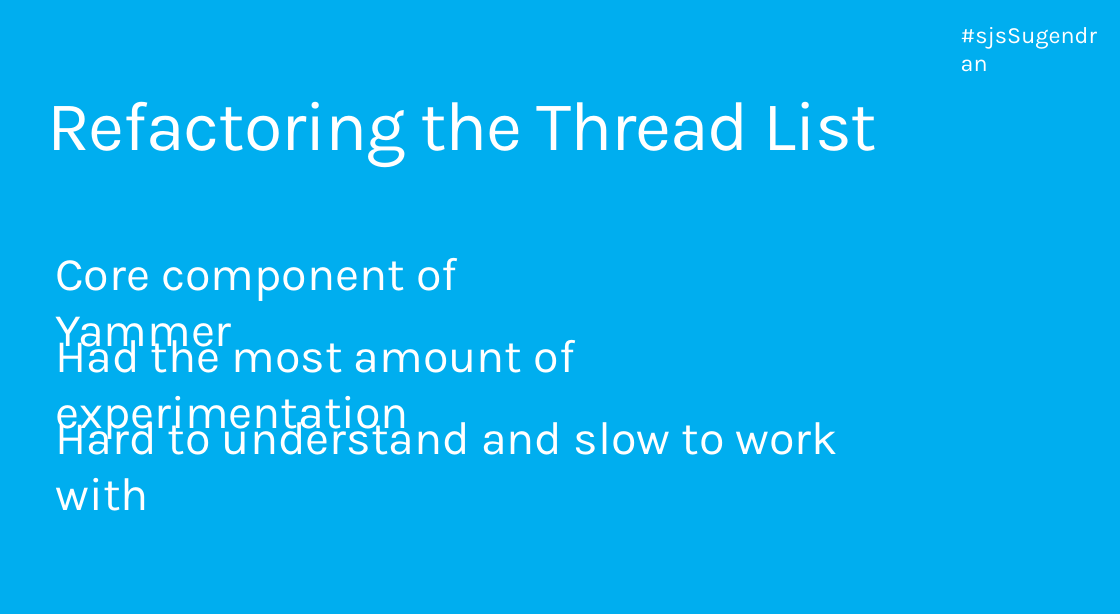
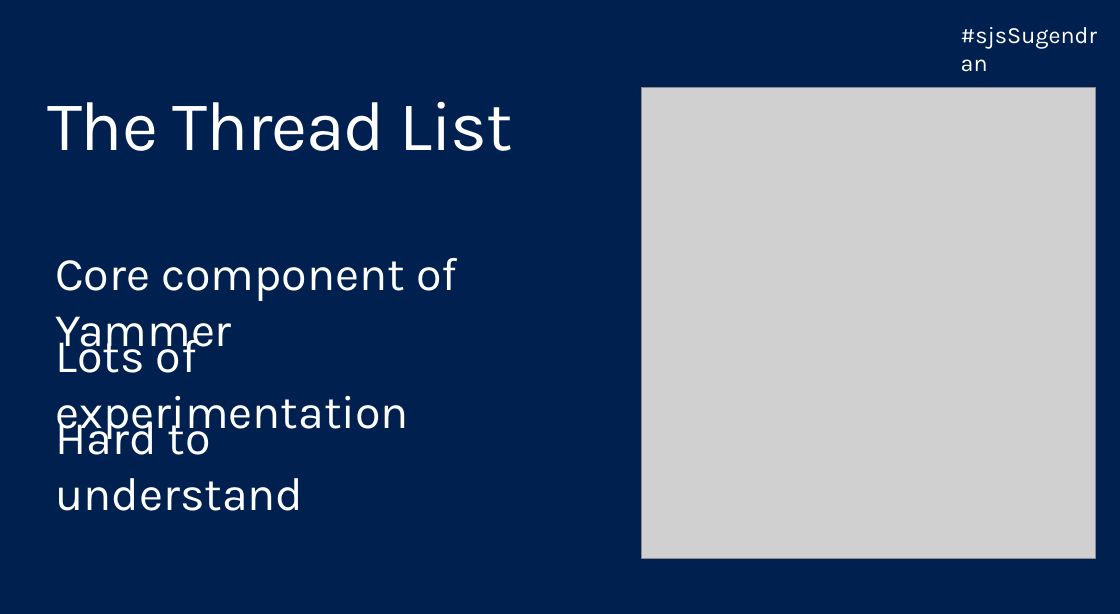
Before and after one commit to sugendran/talks, a slide deck: slide 3 of legacy-code/scotlandjs version.pptx. Drawn at 1120x614 pixels with LibreOffice and Linux fonts; fonts in the diff are those of the drawing; grey boxes stand for pictures. Boxes give left, top, right and bottom in pixels: in the first picture for what was removed or moved away, otherwise in the second. Text is boxed around its words. In the diff, an @@ line names an element or a change of style, - is before the commit and + after.

```diff
--- a/legacy-code/scotlandjs version.pptx
+++ b/legacy-code/scotlandjs version.pptx
@@ background #00AEEF to #002050 @@
@@ picture added at (642,87,1096,559) @@
@@ text at (47,101,513,151): text changed @@
-Refactoring the Thread List
+The Thread List
@@ text at (55,330,409,439): text changed @@
-Had the most amount of experimentation
+Lots of experimentation
@@ text at (55,412,303,511): text changed @@
-Hard to understand and slow to work with
+Hard to understand
```
Also in this commit, not shown: 17 other slides changed, 1 slide added, 3 other files.
